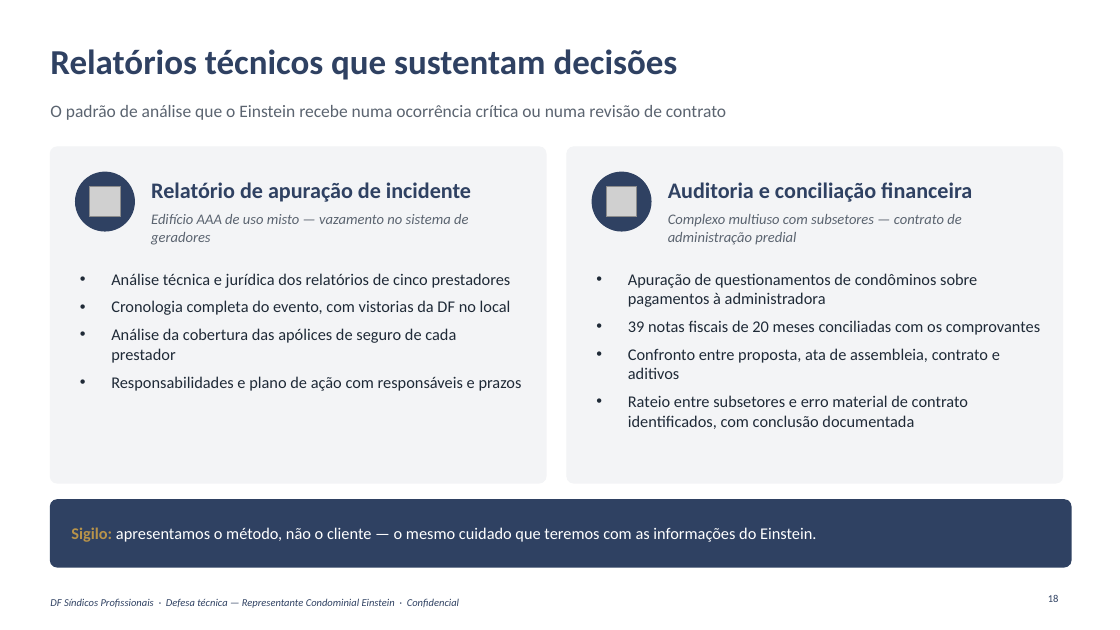
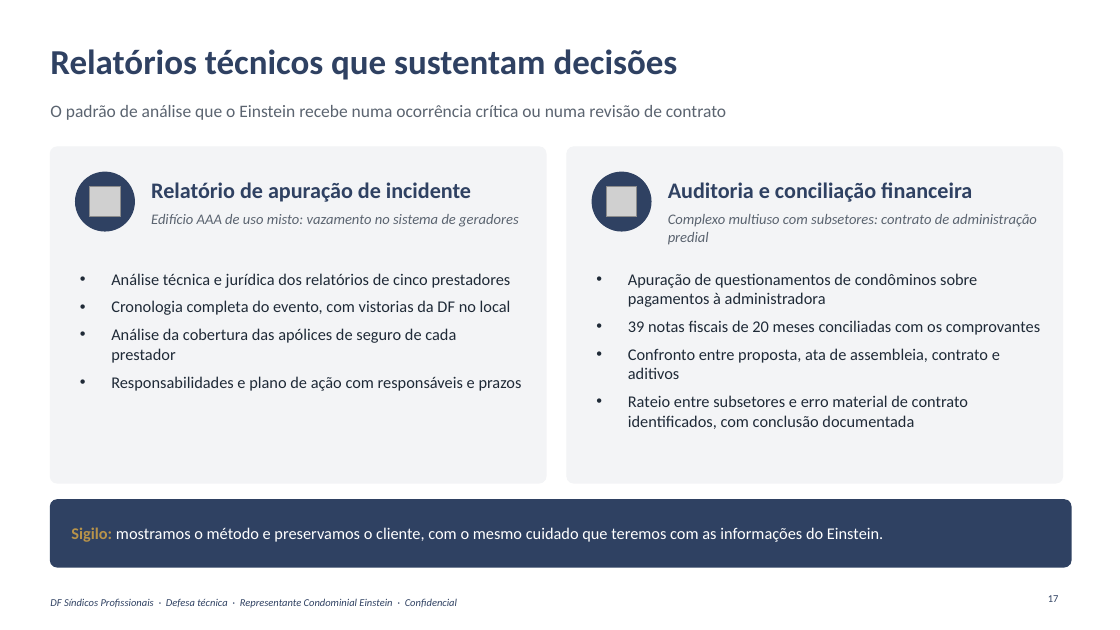
Before and after one commit to caiogavioli/Brainstorm, a slide deck: slide 17 of entregas/apresentacao-13-10/DF_Apresentacao_Einstein_13-10.pptx (slide 18 before the commit). Drawn at 1120x630 pixels with LibreOffice and Linux fonts; fonts in the diff are those of the drawing; grey boxes stand for pictures; background and template pictures are left out. Boxes give left, top, right and bottom in pixels: in the first picture for what was removed or moved away, otherwise in the second. Text is boxed around its words. In the diff, an @@ line names an element or a change of style, - is before the commit and + after.

```diff
--- a/entregas/apresentacao-13-10/DF_Apresentacao_Einstein_13-10.pptx
+++ b/entregas/apresentacao-13-10/DF_Apresentacao_Einstein_13-10.pptx
@@ text at [151, 214, 518, 227]: text changed @@
-Edifício AAA de uso misto — vazamento no sistema de geradores
+Edifício AAA de uso misto: vazamento no sistema de geradores
@@ text at [668, 214, 1037, 245]: text changed @@
-Complexo multiuso com subsetores — contrato de administração predial
+Complexo multiuso com subsetores: contrato de administração predial
@@ text at [71, 527, 883, 542]: text changed @@
-Sigilo: apresentamos o método, não o cliente — o mesmo cuidado que teremos com as informações do Einstein.
+Sigilo: mostramos o método e preservamos o cliente, com o mesmo cuidado que teremos com as informações do Einstein.
@@ text at [50, 598, 457, 608]: text changed @@
-DF Síndicos Profissionais · Defesa técnica — Representante Condominial Einstein · Confidencial
+DF Síndicos Profissionais · Defesa técnica · Representante Condominial Einstein · Confidencial
@@ page number at [1048, 595, 1059, 602]: text changed @@
-18
+17
```
Also in this commit, not shown: 24 other slides changed, 11 other files.
